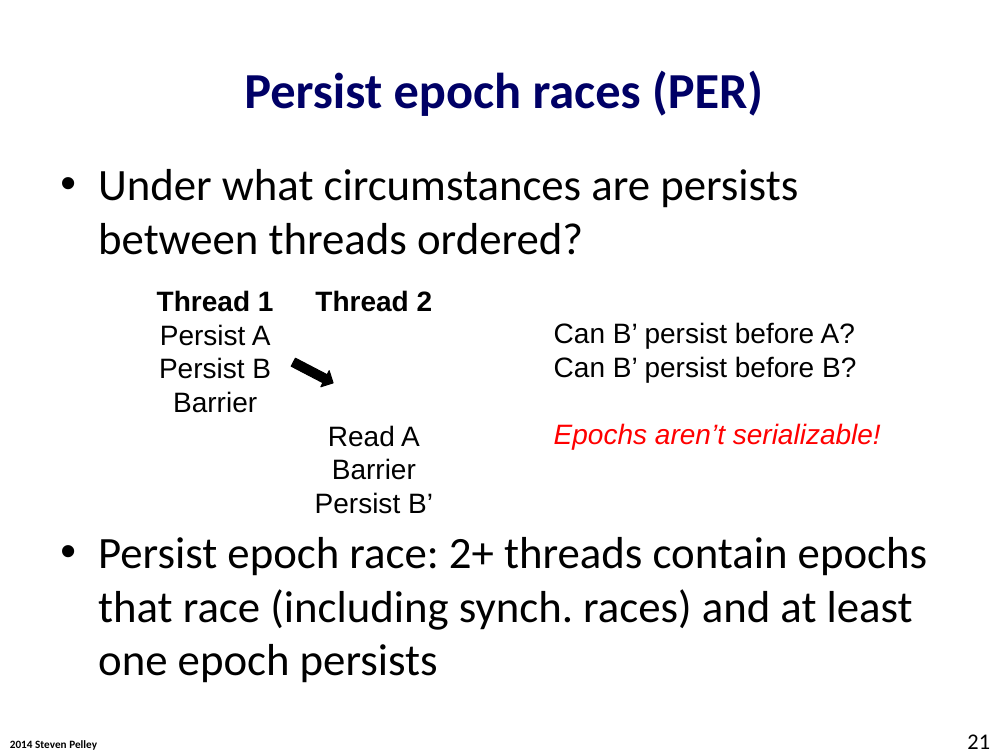
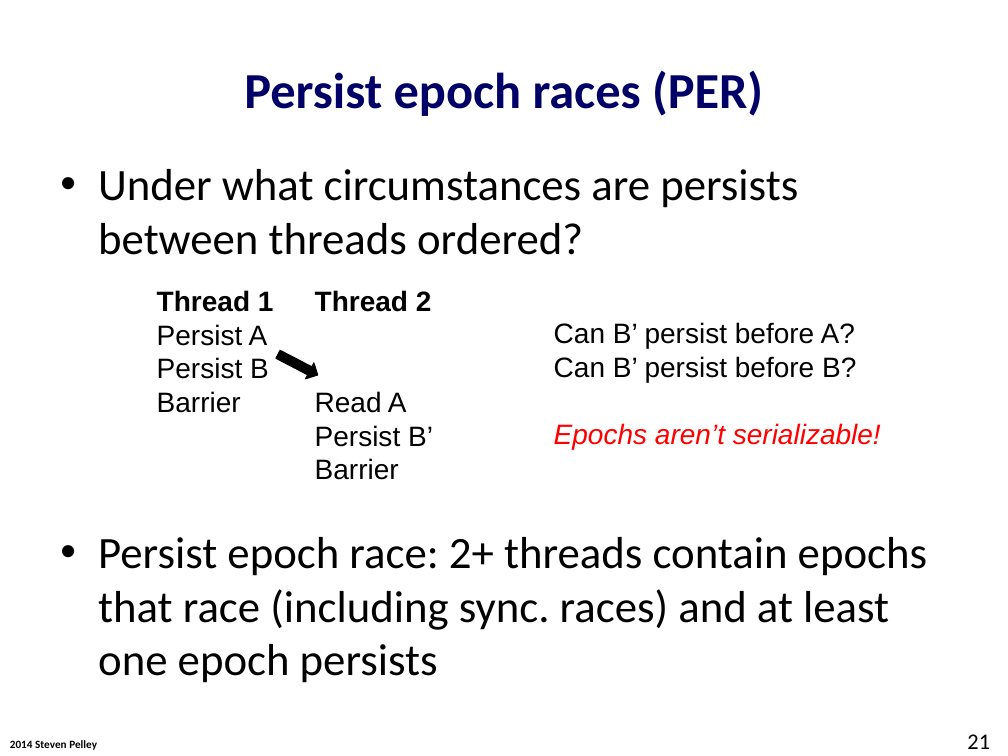
Before and after one commit to Abulila/dissertation, a slide deck: slide 21 of proposal/defense.pptx. Drawn at 1008x756 pixels with LibreOffice and Linux fonts; fonts in the diff are those of the drawing; background and template pictures are left out. Boxes give left, top, right and bottom in pixels: in the first picture for what was removed or moved away, otherwise in the second. Text is boxed around its words. In the diff, an @@ line names an element or a change of style, - is before the commit and + after.

```diff
--- a/proposal/defense.pptx
+++ b/proposal/defense.pptx
@@ text "Thread 1" at box(157, 290, 274, 413): alignment centre to left @@
@@ text at box(315, 290, 432, 480): alignment centre to left @@
@@ right arrow: place and size @@
-right arrow at box(289, 354, 337, 391)
+right arrow at box(274, 346, 322, 383)
@@ text at box(315, 425, 433, 447): paragraph added @@
+Persist B’
@@ text at box(315, 492, 433, 514): paragraph removed @@
-Persist B’
@@ text at box(98, 537, 927, 683): text changed @@
-• Persist epoch race: 2+ threads contain epochs that race (including synch. races) and at least one epoch persists
+• Persist epoch race: 2+ threads contain epochs that race (including sync. races) and at least one epoch persists
```
Also in this commit, not shown: 11 other slides changed, 12 slides added.
